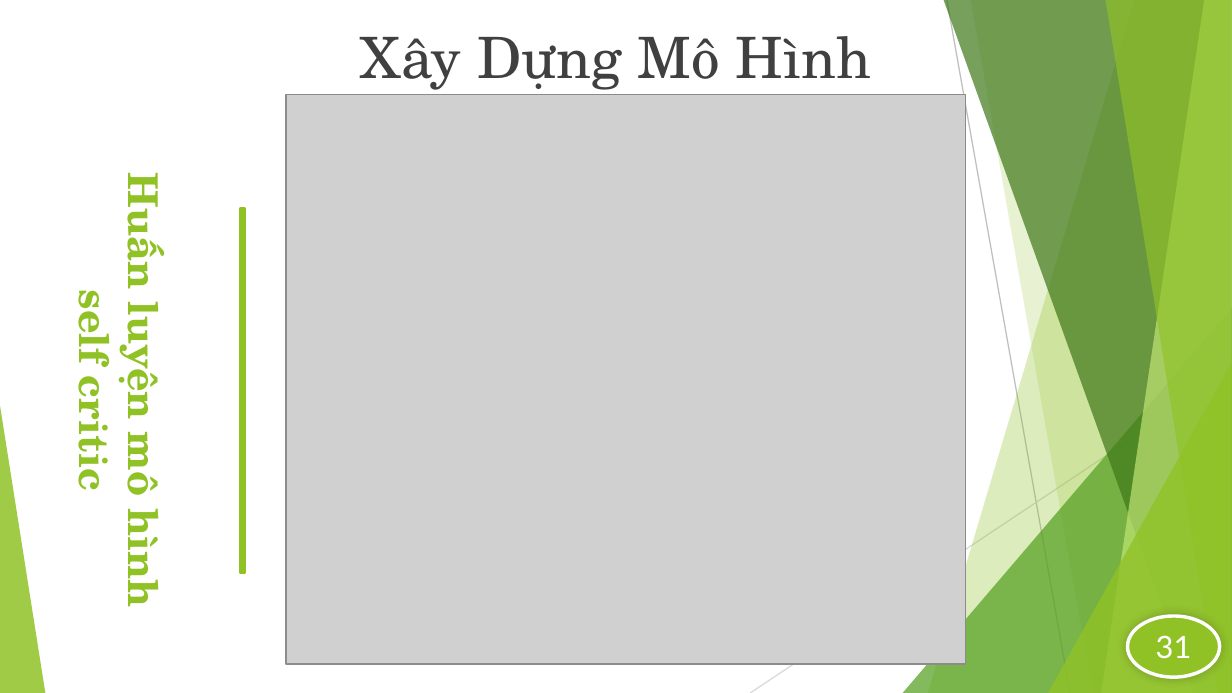
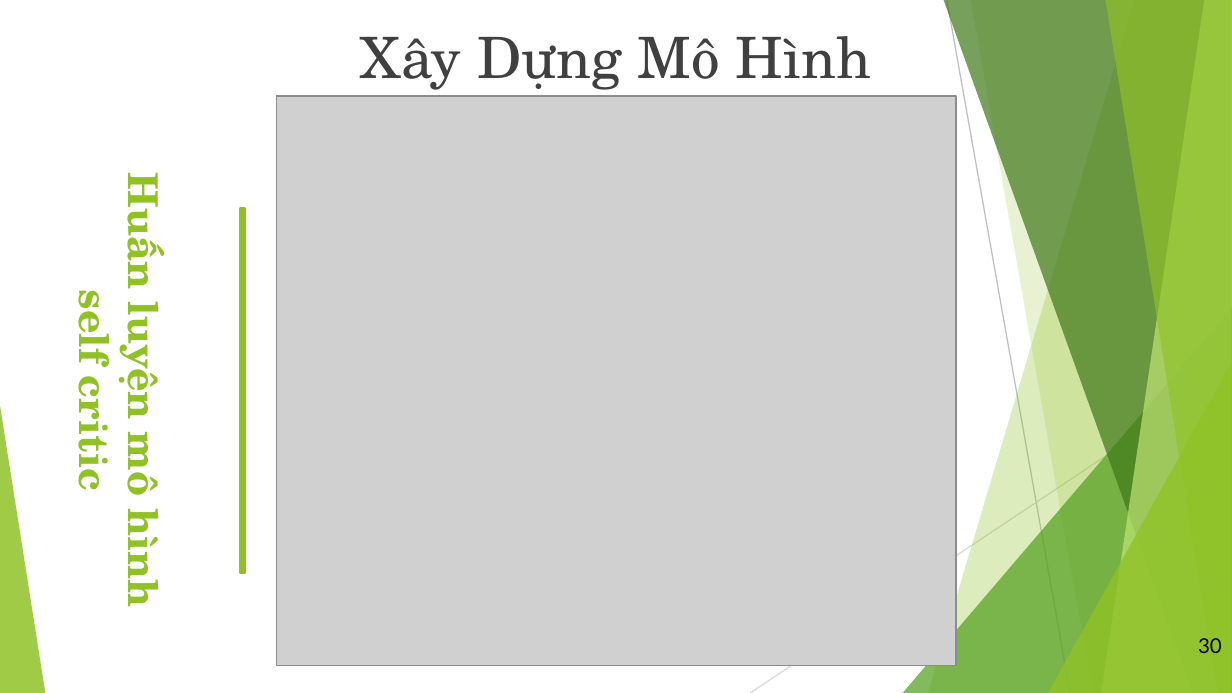
Before and after one commit to vanvibig/BaoCaoLuanVan, a slide deck: slide 30 of LVTN_Vi.pptx (slide 31 before the commit). Drawn at 1232x693 pixels with LibreOffice and Linux fonts; fonts in the diff are those of the drawing; grey boxes stand for pictures. Boxes give left, top, right and bottom in pixels: in the first picture for what was removed or moved away, otherwise in the second. Text is boxed around its words. In the diff, an @@ line names an element or a change of style, - is before the commit and + after.

```diff
--- a/LVTN_Vi.pptx
+++ b/LVTN_Vi.pptx
@@ picture: place and size @@
-picture at [286,95,966,665]
+picture at [276,96,956,667]
@@ ellipse removed at [1127,616,1220,678] @@
-31
@@ page number at [1198,638,1222,653]: text changed; size 16 to 12 pt; text colour #90C226 to #000000 @@
-31
+30
```
Also in this commit, not shown: 37 other slides changed, 1 slide removed, 3 other files.
